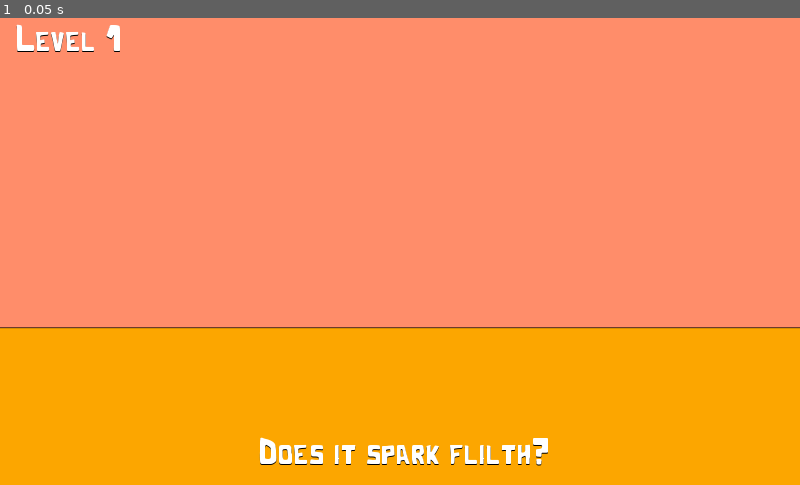
Above: before the commit, frame 1.
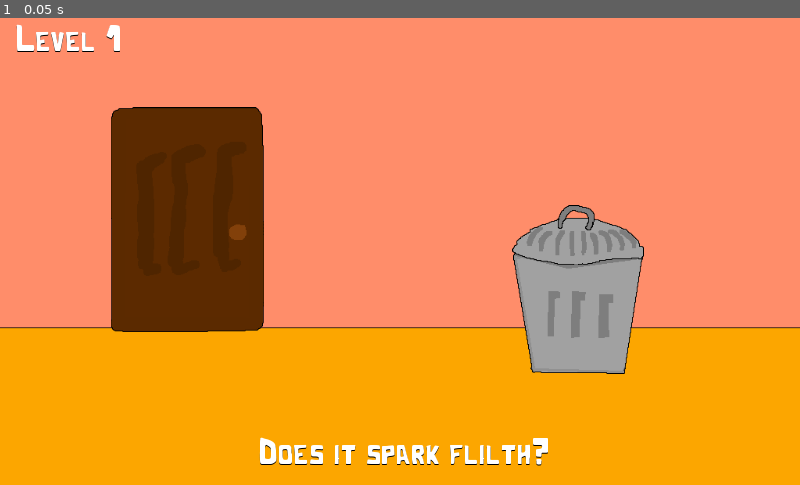
Above: after the commit, the same moment.

Repository: SeiferTim/GGJ19
Game: Godot game, scene res://Scene01.tscn
The game is run twice, just before and just after one commit, with the same random seed, the same clock (stepped at 60 frames per second) and the same inputs.
Inputs:
- Up to frame 1 (0.05 s): no input

The runs differ from the first frame. In frame 1, 14% of the frame differs, in the area x 13-81%, y 19-77%.

Commit message:
no message

Diff:
--- a/TidyingUp/Scene01.tscn
+++ b/TidyingUp/Scene01.tscn
@@ -1,7 +1,12 @@
-[gd_scene load_steps=4 format=2]
+[gd_scene load_steps=9 format=2]
 
 [ext_resource path="res://Interior.png" type="Texture" id=1]
 [ext_resource path="res://Cactus Regular.otf" type="DynamicFontData" id=2]
+[ext_resource path="res://DoorClosed.png" type="Texture" id=3]
+[ext_resource path="res://TrashbagOpen.png" type="Texture" id=4]
+[ext_resource path="res://OpenTrashcan.png" type="Texture" id=5]
+[ext_resource path="res://TrashcanLid.png" type="Texture" id=6]
+[ext_resource path="res://TrashbagClosed.png" type="Texture" id=7]
 
 [sub_resource type="DynamicFont" id=1]
 
@@ -67,3 +72,33 @@
 lines_skipped = 0
 max_lines_visible = -1
 _sections_unfolded = [ "Anchor", "Focus", "Grow Direction", "Hint", "Margin", "Rect", "Size Flags", "Theme", "custom_colors", "custom_fonts", "custom_styles" ]
+
+[node name="DoorClosed" type="Sprite" parent="." index="2"]
+
+position = Vector2( 240, 260 )
+texture = ExtResource( 3 )
+
+[node name="TrashbagOpen" type="Sprite" parent="." index="3"]
+
+visible = false
+position = Vector2( 742, 290 )
+texture = ExtResource( 4 )
+_sections_unfolded = [ "Visibility" ]
+
+[node name="OpenTrashcan" type="Sprite" parent="." index="4"]
+
+position = Vector2( 740, 380 )
+texture = ExtResource( 5 )
+_sections_unfolded = [ "Visibility" ]
+
+[node name="TrashcanLid" type="Sprite" parent="." index="5"]
+
+position = Vector2( 740, 280 )
+texture = ExtResource( 6 )
+
+[node name="TrashbagClosed" type="Sprite" parent="." index="6"]
+
+visible = false
+position = Vector2( 600, 310 )
+texture = ExtResource( 7 )
+_sections_unfolded = [ "Visibility" ]
--- /dev/null
+++ b/TidyingUp/TrashcanLid.gd
@@ -0,0 +1,19 @@
+extends Sprite
+
+# class member variables go here, for example:
+# var a = 2
+# var b = "textvar"
+
+func _ready():
+	# Called when the node is added to the scene for the first time.
+	# Initialization here
+	pass
+
+#func _process(delta):
+#	# Called every frame. Delta is time since last frame.
+#	# Update game logic here.
+#	pass
+
+func _input(event):
+	if Input.is_action_just_pressed("left_click") && self.visible:
+		self.visible = false
Binary file removed: TidyingUp/Cookit-Regular.ttf
Binary file added: TidyingUp/DoorClosed.png
Not shown, added: TidyingUp/DoorClosed.png.import
Binary file added: TidyingUp/OpenTrashcan.png
Not shown, added: TidyingUp/OpenTrashcan.png.import
Binary file added: TidyingUp/TrashbagClosed.png
Not shown, added: TidyingUp/TrashbagClosed.png.import
Binary file added: TidyingUp/TrashbagOpen.png
Not shown, added: TidyingUp/TrashbagOpen.png.import
Binary file added: TidyingUp/TrashcanLid.png
Not shown, added: TidyingUp/TrashcanLid.png.import
